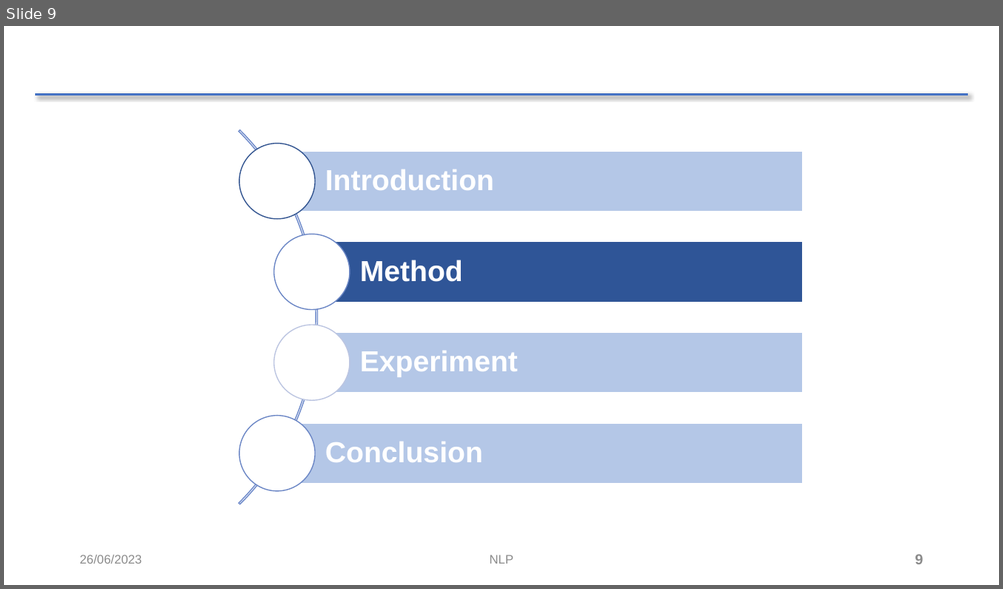
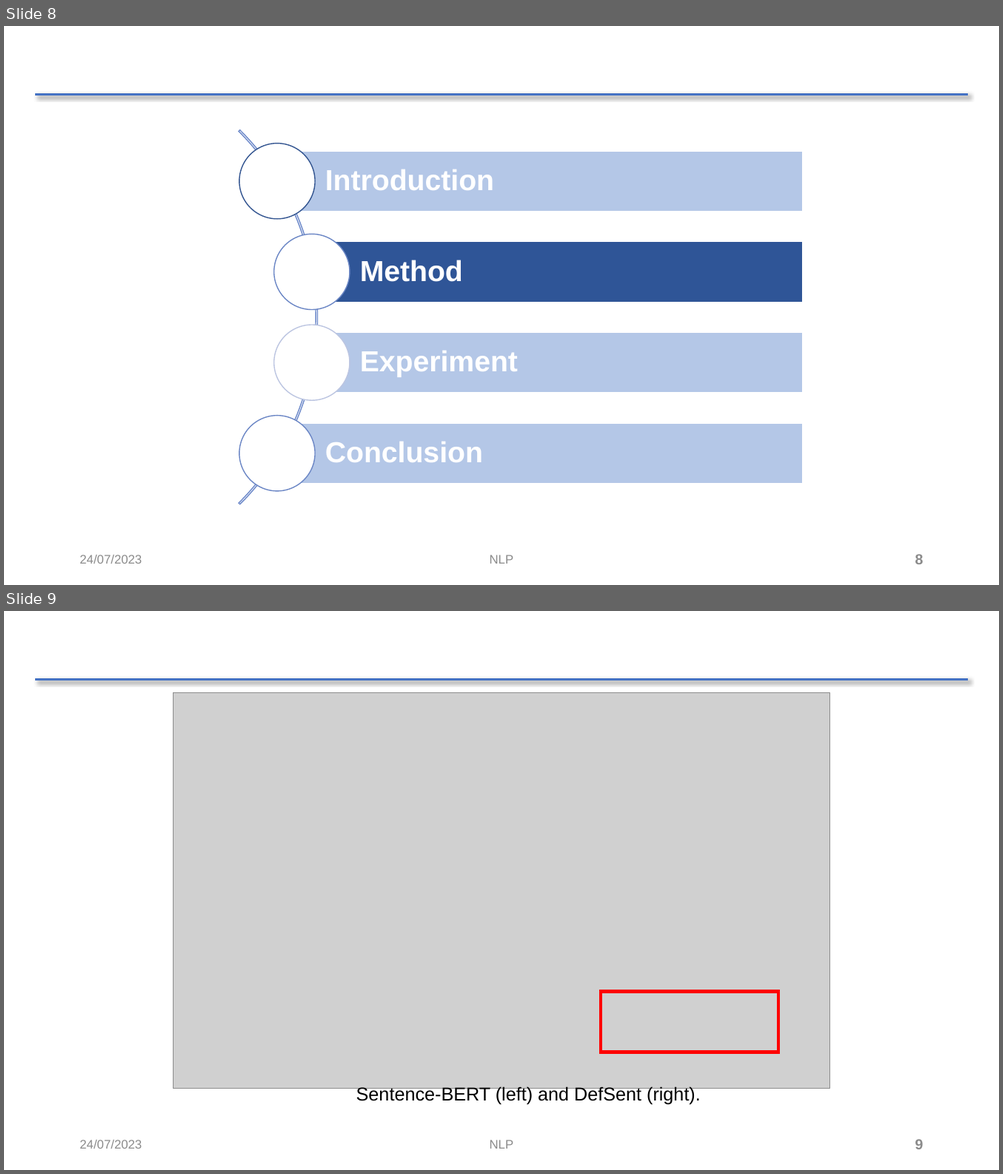
Before and after one commit to 4ursmile/DefSent-NLP, a slide deck: NLP-DEFSENT.pptx. Shown one above the other, each under a label of ours: slide 9 before the commit, slides 8 and 9 after it. The pictures are 1003x589 and 1003x1174 pixels, drawn with LibreOffice and Linux fonts; fonts in the diff are those of the drawing; grey boxes stand for pictures; background and template pictures are left out. Boxes give left, top, right and bottom in pixels: in the first picture for what was removed or moved away, otherwise in the second. Text is boxed around its words. In the diff, an @@ line names an element or a change of style, - is before the commit and + after.

```diff
--- a/NLP-DEFSENT.pptx
+++ b/NLP-DEFSENT.pptx
@@ slide 9 added at bbox=[4, 611, 999, 1170], background #FFFFFF; not listed: 1 template element that a slide beside it also shows @@
@@ picture added at bbox=[173, 692, 830, 1089] @@
@@ rectangle added at bbox=[601, 991, 779, 1052], outline #FF0000 3 pt @@
@@ text added at bbox=[356, 1086, 700, 1105], 18 pt, text #000000 @@
+Sentence-BERT (left) and DefSent (right).
@@ text added at bbox=[79, 1140, 142, 1149], 12 pt, text #8C8C8C @@
+24/07/2023
@@ text added at bbox=[489, 1140, 514, 1149], 12 pt, text #8C8C8C @@
+NLP
@@ page number added at bbox=[915, 1139, 923, 1150], 14 pt, text #8C8C8C, bold @@
+9
@@ what was slide 9 is now slide 8 @@
@@ slide 8 changed as well @@
@@ text at bbox=[79, 555, 142, 564]: text changed @@
-26/06/2023
+24/07/2023
@@ page number at bbox=[915, 554, 923, 565]: text changed @@
-9
+8
```
Also in this commit, not shown: 35 other slides changed, 3 other slides added, 2 slides removed, 2 other files.
